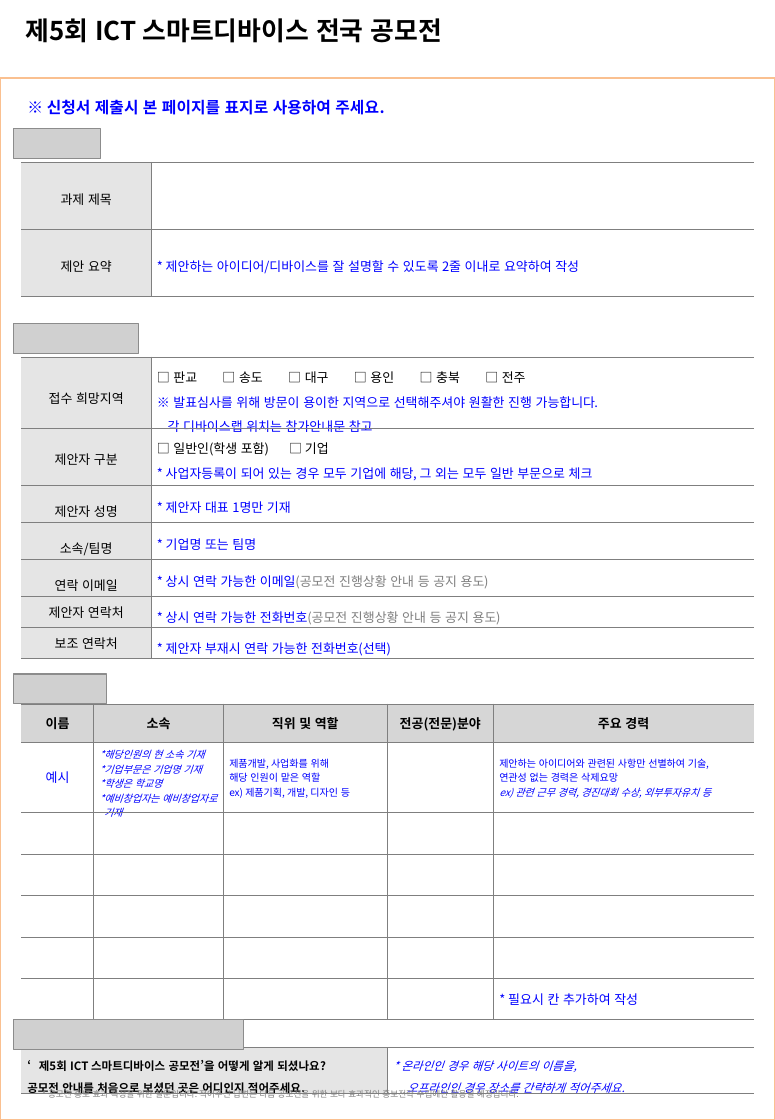
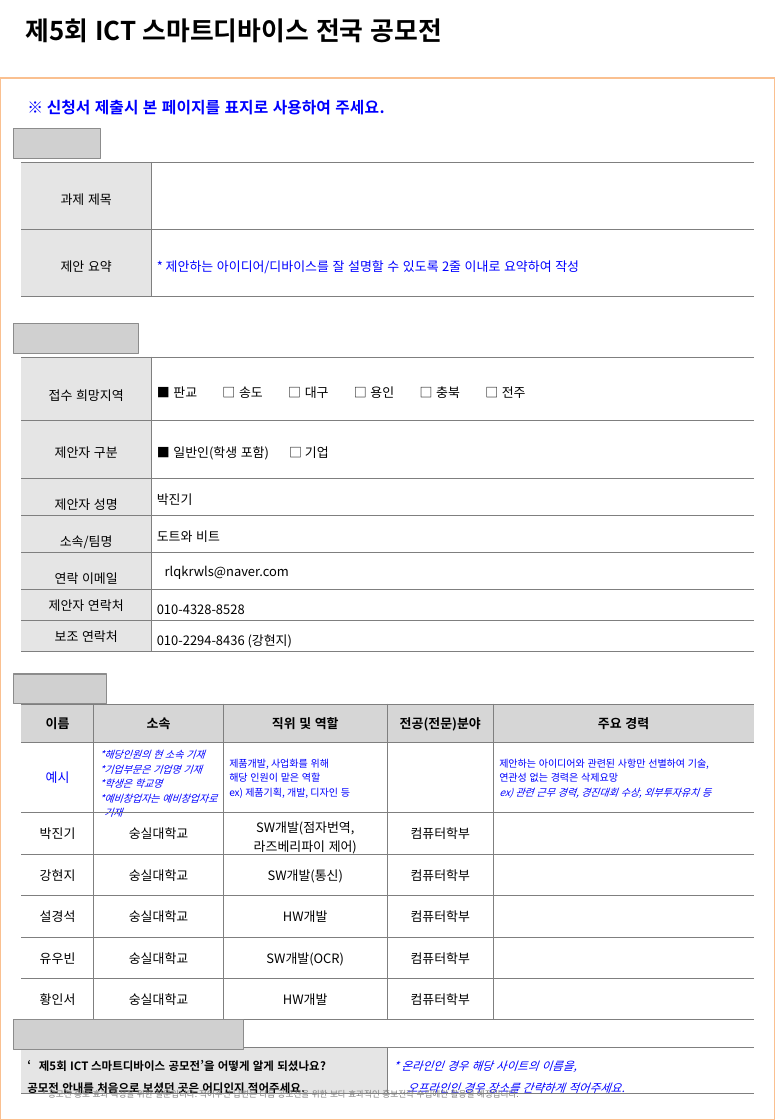
Before and after one commit to ParkJinGi/BITnDOT, a slide deck: slide 5 of Document/ICT스마트디바이스/참가신청서_제안자-아이디어명(파일명20자이내).ppt. Drawn at 775x1120 pixels with LibreOffice and Linux fonts; fonts in the diff are those of the drawing; grey boxes stand for pictures. Boxes give left, top, right and bottom in pixels: in the first picture for what was removed or moved away, otherwise in the second. Text is boxed around its words. In the diff, an @@ line names an element or a change of style, - is before the commit and + after.

Commit message:
개인정보 추가

```diff
--- a/Document/ICT스마트디바이스/참가신청서_제안자-아이디어명(파일명20자이내).ppt
+++ b/Document/ICT스마트디바이스/참가신청서_제안자-아이디어명(파일명20자이내).ppt
@@ table at [22,356,753,652] @@
-row 1, column 2: □ 판교 □ 송도 □ 대구 □ 용인 □ 충북 □ 전주 / ※ 발표심사를 위해 방문이 용이한 지역으로 선택해주셔야 원활한 진행 가능합니다. / 각 디바이스랩 위치는 참가안내문 참고
+row 1, column 2: ■ 판교 □ 송도 □ 대구 □ 용인 □ 충북 □ 전주
-row 2, column 2: □ 일반인(학생 포함) □ 기업 / * 사업자등록이 되어 있는 경우 모두 기업에 해당, 그 외는 모두 일반 부문으로 체크
+row 2, column 2: ■ 일반인(학생 포함) □ 기업
-row 3, column 2: * 제안자 대표 1명만 기재
+row 3, column 2: 박진기
-row 4, column 2: * 기업명 또는 팀명
+row 4, column 2: 도트와 비트
-row 5, column 2: * 상시 연락 가능한 이메일(공모전 진행상황 안내 등 공지 용도)
+row 5, column 2: rlqkrwls@naver.com
-row 6, column 2: * 상시 연락 가능한 전화번호(공모전 진행상황 안내 등 공지 용도)
+row 6, column 2: 010-4328-8528
-row 7, column 2: * 제안자 부재시 연락 가능한 전화번호(선택)
+row 7, column 2: 010-2294-8436 (강현지)
@@ table at [22,704,755,1009] @@
-row 3:  |  |  |  | 
+row 3: 박진기 | 숭실대학교 | SW개발(점자번역,라즈베리파이 제어) | 컴퓨터학부 | 
-row 4:  |  |  |  | 
+row 4: 강현지 | 숭실대학교 | SW개발(통신) | 컴퓨터학부 | 
-row 5:  |  |  |  | 
+row 5: 설경석 | 숭실대학교 | HW개발 | 컴퓨터학부 | 
-row 6:  |  |  |  | 
+row 6: 유우빈 | 숭실대학교 | SW개발(OCR) | 컴퓨터학부 | 
-row 7:  |  |  |  | * 필요시 칸 추가하여 작성
+row 7: 황인서 | 숭실대학교 | HW개발 | 컴퓨터학부 | 
```
Also in this commit, not shown: 1 other slide changed, 3 other files.
